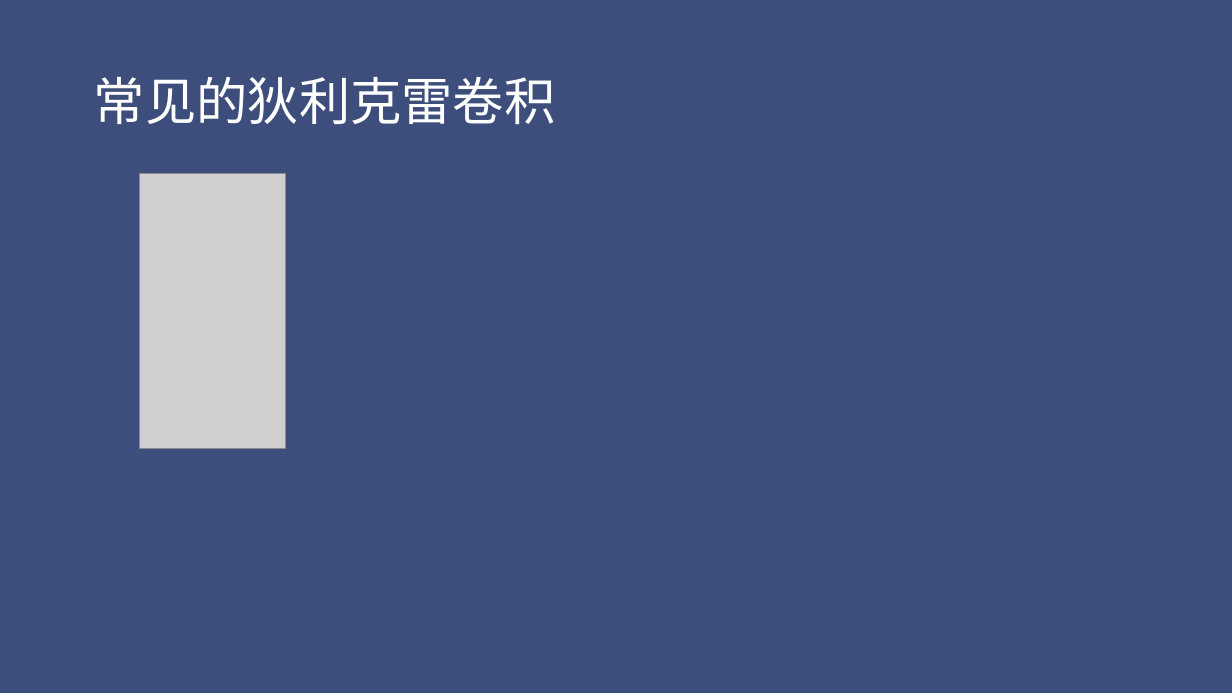
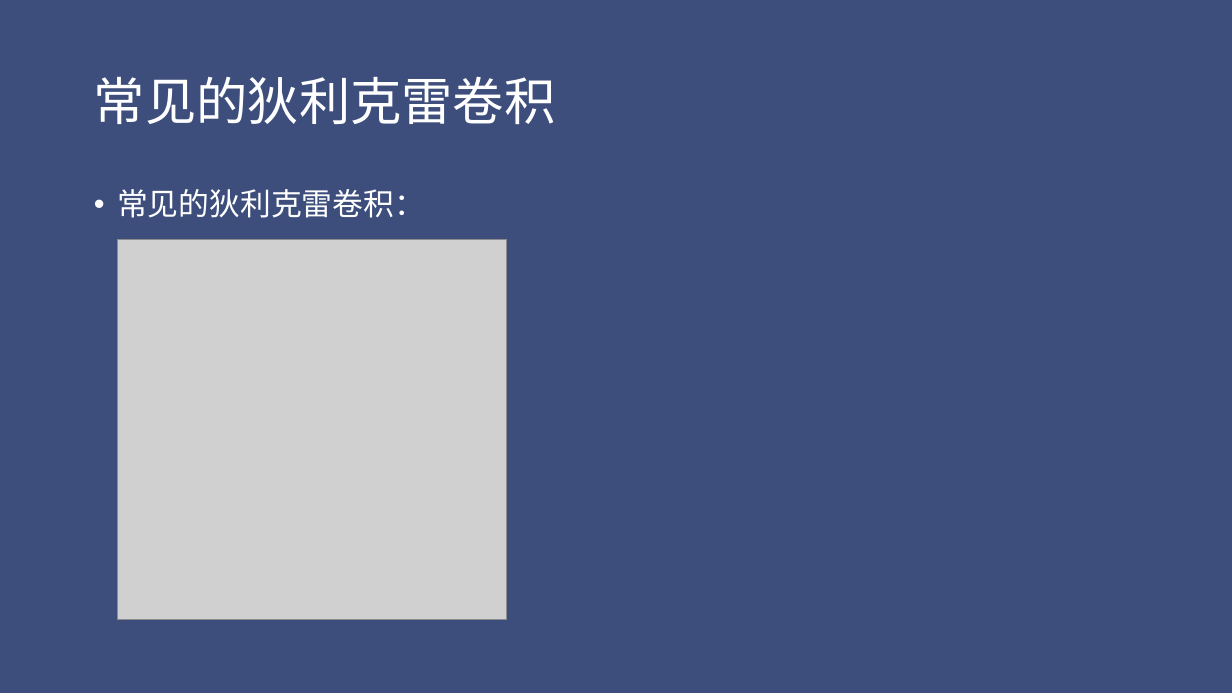
Before and after one commit to Chty-syq/OIblog, a slide deck: slide 16 of file/数论函数篇.pptx. Drawn at 1232x693 pixels with LibreOffice and Linux fonts; fonts in the diff are those of the drawing; grey boxes stand for pictures. Boxes give left, top, right and bottom in pixels: in the first picture for what was removed or moved away, otherwise in the second. Text is boxed around its words. In the diff, an @@ line names an element or a change of style, - is before the commit and + after.

```diff
--- a/file/数论函数篇.pptx
+++ b/file/数论函数篇.pptx
@@ picture removed at [140, 174, 287, 448] @@
@@ text added at [117, 189, 425, 218], 24 pt, text #FFFFFF @@
+• 常见的狄利克雷卷积：
@@ picture added at [117, 239, 507, 620] @@
```
Also in this commit, not shown: 3 other slides changed, 5 slides added, 3 other files.
